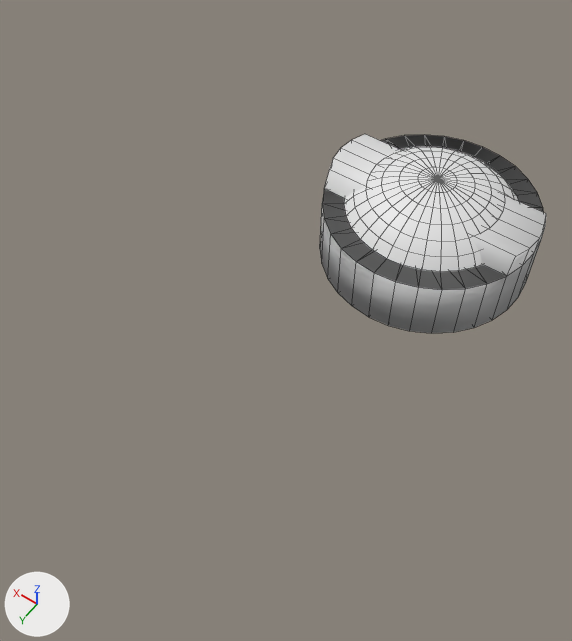
The Blender file datas/meshes/ball.blend as it was, and as the next commit left it.
Camera for both pictures: a 50 mm lens placed at (-0.99, 2.53, 2.82), pointed at (0.31, 0.7, -0.05). Every picture has the same lights, and +X, +Y and +Z are marked at lower left. Mesh edges are drawn as thin lines.

The older version as bpy lines, for what is in view:
```python
me_0_ball_box = bpy.data.meshes.new('0-ball-box')
me_0_ball_box.from_pydata(...)  # a 32-sided cylinder along z spanning x -0.5..0.5, y -0.5..0.5, z 0.0..0.3
me_0_ball_box.polygons.foreach_set('use_smooth', [True] * 96)
me_1_ball_top = bpy.data.meshes.new('1-ball-top')
me_1_ball_top.from_pydata(...)  # 193 vertices, 192 faces; spans x -0.4..0.4, y -0.4..0.4, z 0.0..0.16
me_1_ball_top.polygons.foreach_set('use_smooth', [True] * 192)
me_2_ball_box_p2 = bpy.data.meshes.new('2-ball-box-p2')
me_2_ball_box_p2.from_pydata(...)  # 82 vertices, 108 faces; spans x -0.5..0.5, y -0.5..0.5, z 0.0..0.39
me_2_ball_box_p2.polygons.foreach_set('use_smooth', [True] * 108)
ob_0_ball_box = bpy.data.objects.new('0-ball-box', me_0_ball_box)
ob_0_ball_box.location = (0.0, 0.0, 0.0)
ob_1_ball_top = bpy.data.objects.new('1-ball-top', me_1_ball_top)
ob_1_ball_top.location = (0.0, 0.0, 0.3)
ob_2_ball_box_p2 = bpy.data.objects.new('2-ball-box-p2', me_2_ball_box_p2)
ob_2_ball_box_p2.location = (0.0, 0.0, 0.0)
```
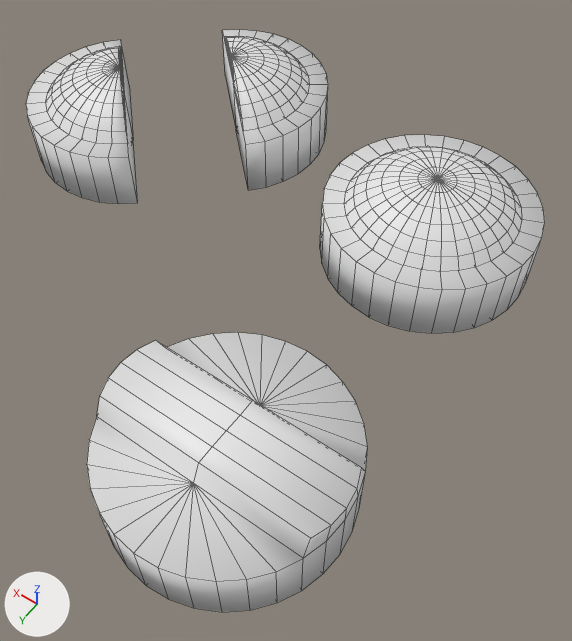
Boxes [x1, y1, x2, y2] around the edits, measured in the pictures (572 x 641 px):
```json
{"object": "2-ball-box-p2", "change": "moved", "before": [320, 134, 546, 333], "after": [87, 332, 368, 612]}
{"object": "5-ball-box-right", "change": "added", "after": [26, 40, 138, 204]}
{"object": "3-ball-box-left", "change": "added", "after": [222, 30, 328, 190]}
{"object": "6-ball-topright", "change": "added", "after": [46, 46, 128, 144]}
{"object": "4-ball-top-left", "change": "added", "after": [224, 36, 309, 131]}
{"object": "0-ball-box", "change": "unchanged, uncovered by the edit", "before": [322, 135, 544, 290], "after": [320, 135, 545, 333]}
```

The change, as JSON lines over the scene's bpy script:
```json
{"op": "add", "block": "me_3_ball_box_left", "code": ["me_3_ball_box_left = bpy.data.meshes.new('3-ball-box-left')", "me_3_ball_box_left.from_pydata(...)  # 36 vertices, 50 faces; spans x -0.5..0.354, y -0.5..0.354, z 0.0..0.3", "me_3_ball_box_left.polygons.foreach_set('use_smooth', [True] * 50)"]}
{"op": "add", "block": "me_4_ball_top_left", "code": ["me_4_ball_top_left = bpy.data.meshes.new('4-ball-top-left')", "me_4_ball_top_left.from_pydata(...)  # 104 vertices, 108 faces; spans x -0.4..0.283, y -0.4..0.283, z 0.0..0.16", "me_4_ball_top_left.polygons.foreach_set('use_smooth', [True] * 108)"]}
{"op": "add", "block": "me_6_ball_topright", "code": ["me_6_ball_topright = bpy.data.meshes.new('6-ball-topright')", "me_6_ball_topright.from_pydata(...)  # 104 vertices, 108 faces; spans x -0.283..0.4, y -0.283..0.4, z 0.0..0.16", "me_6_ball_topright.polygons.foreach_set('use_smooth', [True] * 108)"]}
{"op": "add", "block": "me_5_ball_box_right", "code": ["me_5_ball_box_right = bpy.data.meshes.new('5-ball-box-right')", "me_5_ball_box_right.from_pydata(...)  # 36 vertices, 50 faces; spans x -0.354..0.5, y -0.354..0.5, z 0.0..0.3", "me_5_ball_box_right.polygons.foreach_set('use_smooth', [True] * 50)"]}
{"op": "set", "path": "ob_2_ball_box_p2.location", "old": "(0.0, 0.0, 0.0)", "new": "(0.0, 1.5, 0.0)"}
{"op": "add", "block": "ob_3_ball_box_left", "code": ["ob_3_ball_box_left = bpy.data.objects.new('3-ball-box-left', me_3_ball_box_left)", "ob_3_ball_box_left.location = (1.3, -0.2, 0.0)"]}
{"op": "add", "block": "ob_4_ball_top_left", "code": ["ob_4_ball_top_left = bpy.data.objects.new('4-ball-top-left', me_4_ball_top_left)", "ob_4_ball_top_left.location = (1.3, -0.2, 0.3)"]}
{"op": "add", "block": "ob_6_ball_topright", "code": ["ob_6_ball_topright = bpy.data.objects.new('6-ball-topright', me_6_ball_topright)", "ob_6_ball_topright.location = (1.7, 0.2, 0.3)"]}
{"op": "add", "block": "ob_5_ball_box_right", "code": ["ob_5_ball_box_right = bpy.data.objects.new('5-ball-box-right', me_5_ball_box_right)", "ob_5_ball_box_right.location = (1.7, 0.2, 0.0)"]}
```
